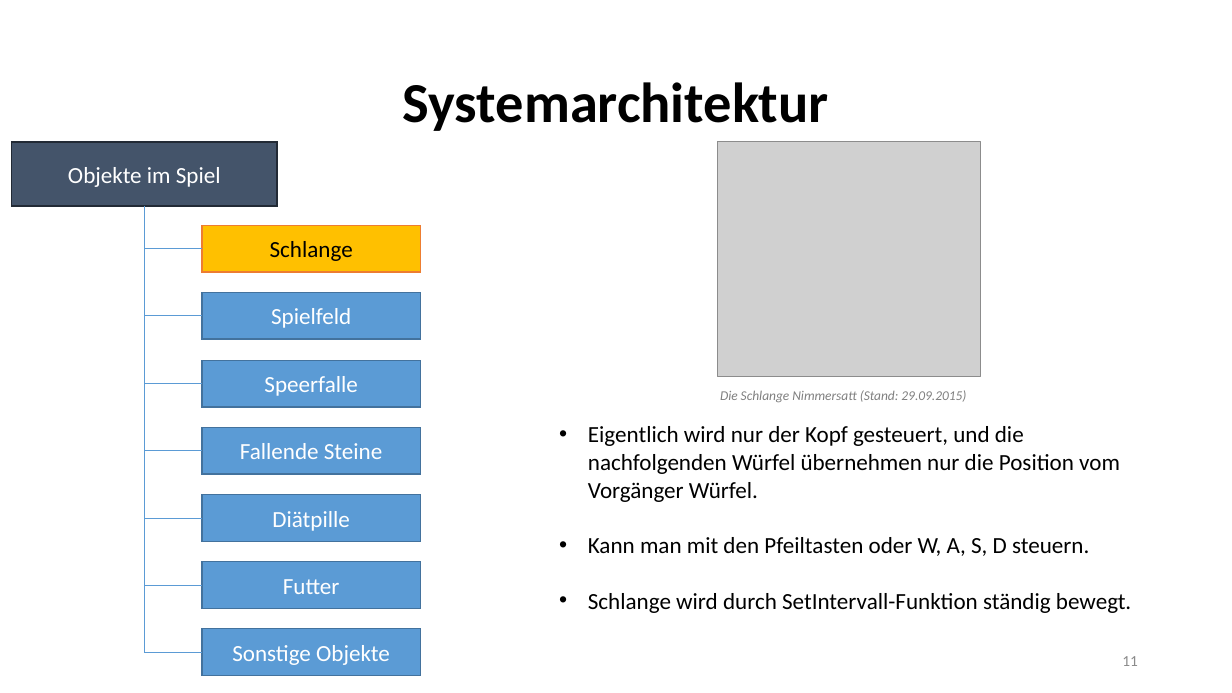
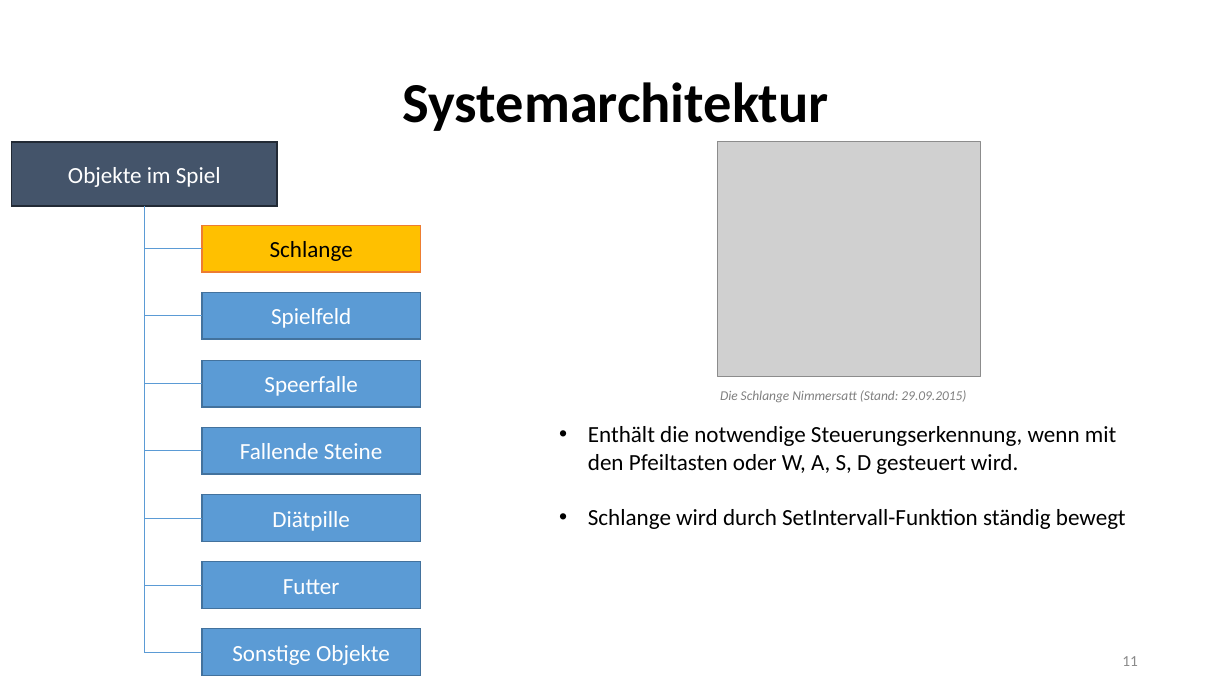
Before and after one commit to RamoramaInteractive/GDV-Projekt, a slide deck: slide 11 of FinalePräsentation.pptx. Drawn at 1232x693 pixels with LibreOffice and Linux fonts; fonts in the diff are those of the drawing; grey boxes stand for pictures. Boxes give left, top, right and bottom in pixels: in the first picture for what was removed or moved away, otherwise in the second. Text is boxed around its words. In the diff, an @@ line names an element or a change of style, - is before the commit and + after.

Commit message:
Systemarchitektur fertig in Präsentation!

```diff
--- a/FinalePräsentation.pptx
+++ b/FinalePräsentation.pptx
@@ text at (588, 426, 1126, 529): text changed @@
-• Eigentlich wird nur der Kopf gesteuert, und die nachfolgenden Würfel übernehmen nur die Position vom Vorgänger Würfel.
-• Kann man mit den Pfeiltasten oder W, A, S, D steuern.
-• Schlange wird durch SetIntervall-Funktion ständig bewegt.
+• Enthält die notwendige Steuerungserkennung, wenn mit den Pfeiltasten oder W, A, S, D gesteuert wird.
+• Schlange wird durch SetIntervall-Funktion ständig bewegt
```
Also in this commit, not shown: 6 other slides changed, 3 slides added, 7 slides removed.
